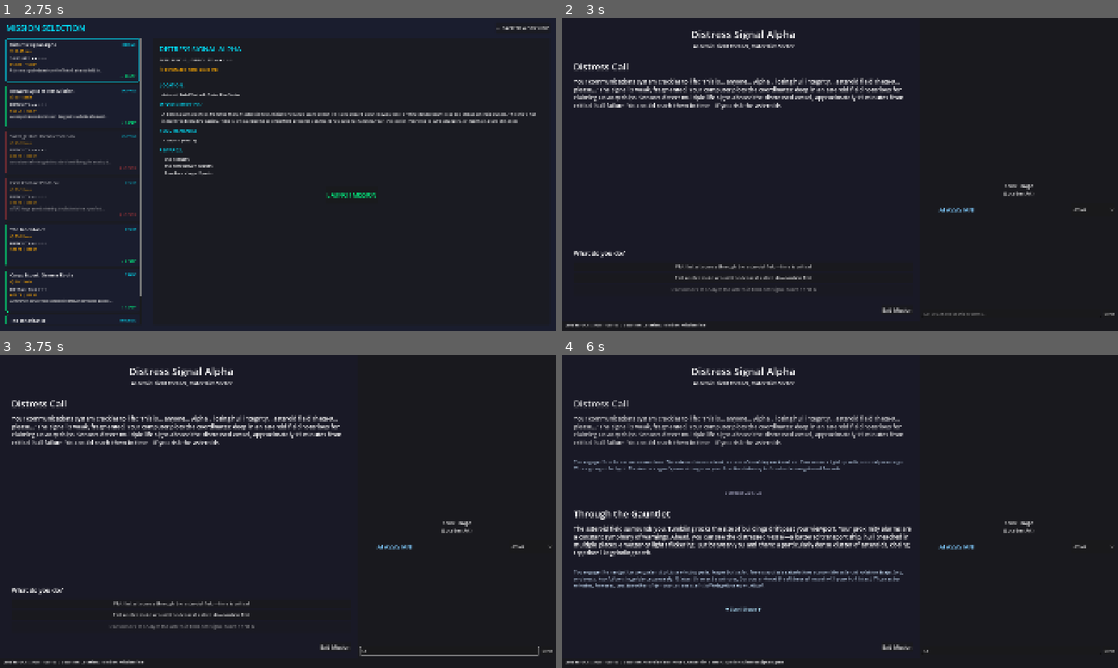
Above: before the commit, frames 1-4 (two rows, left to right).
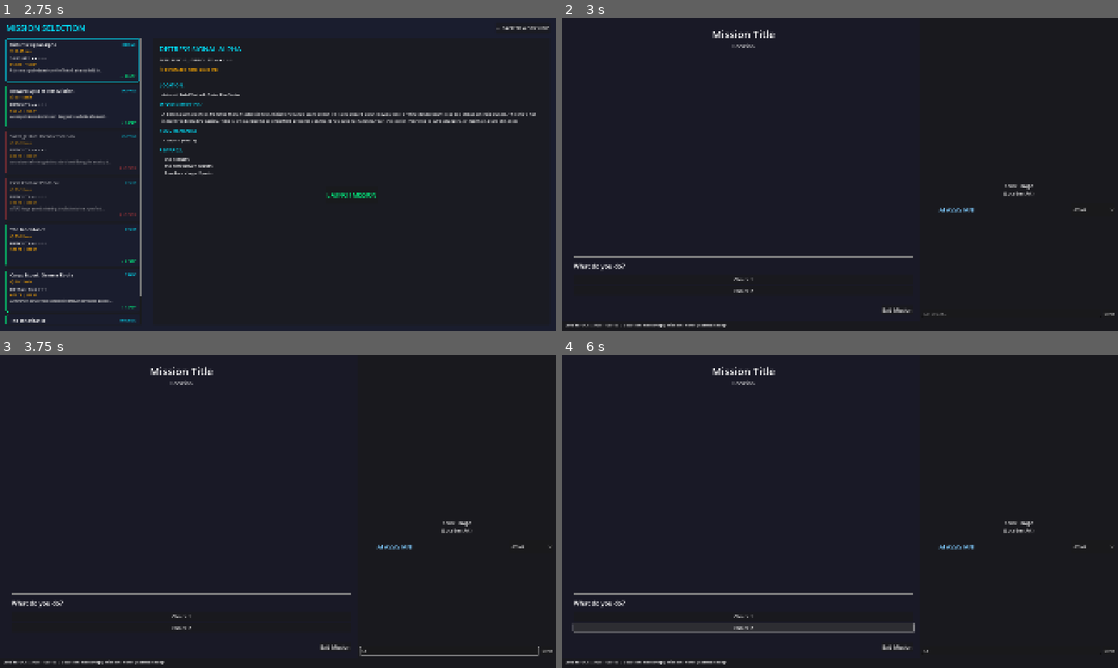
Above: after the commit, the same moments.

Repository: sethshoultes/space-adventures
Game: Godot game, scene res://scenes/main_menu.tscn
Two runs of this game, one before a commit and one after it. Both use one fixed random seed, a clock stepped at 60 frames per second and the inputs below.
Inputs (mouse positions are in pixels of both pictures, inside the frame that each line leads up to):
- Up to frame 1 (2.75 s): click "NEW GAME" at 0.5 s; click (339, 287) at 1.27 s; type "12" at 1.35 s; click "LAUNCH MISSIONS" at 2 s
- Up to frame 2 (3 s): click "LAUNCH MISSION" at 2.75 s
- Up to frame 3 (3.75 s): click (450, 652) at 3.52 s; type "12" at 3.6 s
- Up to frame 4 (6 s): click "Plot fastest course through t…" (after the commit: "Choice 1") at 4.25 s; click (745, 492) at 5 s, where only the run before the commit has a clickable "▼ Scroll Down ▼"; click "Use computer-assisted navigat…" (after the commit: "Choice 2") at 5.75 s

Frame 1 is identical in both runs. In frame 2, 4.3% of the frame differs, in the area x 2-76%, y 3-99%; in frame 3, 4.2%; in frame 4, 8.8%, in the area x 1-64%, y 3-99%.
Error after the commit: Parse Error: Function "_load_next_stage()" not found in base self. (res://scripts/ui/mission.gd:1284)

Commit message:
fix: Correct hybrid mission integration logic
Fixed the hybrid choice handler to properly separate concerns:
- Consequences (next_stage, xp_bonus, etc.) come from mission JSON
- Narrative text comes from AI API

The previous implementation incorrectly tried to get consequences from
the API response, causing null reference errors when trying to set
MissionManager.current_stage_id.

Now the flow is:
1. Get consequence from choice.consequences in mission JSON
2. Send to API to generate dynamic narrative text
3. Display AI narrative + apply JSON consequence
4. Continue to next stage

This matches how static missions work, with the only difference being
that narrative text is dynamically generated instead of hardcoded.

Fixes crash: Invalid assignment of 'current_stage_id' with value of type 'Nil'

Diff:
--- /dev/null
+++ b/godot/scenes/test_story_integration.tscn
@@ -0,0 +1,6 @@
+[gd_scene load_steps=2 format=3]
+
+[ext_resource type="Script" path="res://scripts/test_story_integration.gd" id="1"]
+
+[node name="TestStoryIntegration" type="Node"]
+script = ExtResource("1")
--- /dev/null
+++ b/godot/scripts/test_story_integration.gd
@@ -0,0 +1,273 @@
+extends Node
+
+## END-TO-END STORY INTEGRATION TEST
+## This script tests the complete chain from mission loading to narrative generation
+
+func _ready() -> void:
+	print("=== STORY INTEGRATION TEST STARTING ===\n")
+	await get_tree().process_frame
+	await run_all_tests()
+	print("\n=== STORY INTEGRATION TEST COMPLETE ===")
+	get_tree().quit()
+
+
+func run_all_tests() -> void:
+	var all_passed = true
+
+	# Test 1: Check autoload singletons exist
+	print("[TEST 1] Checking autoload singletons...")
+	if not await test_singletons():
+		all_passed = false
+		return
+
+	# Test 2: Check AI service availability
+	print("\n[TEST 2] Checking AI service availability...")
+	if not await test_ai_service():
+		all_passed = false
+		return
+
+	# Test 3: Load and verify hybrid mission
+	print("\n[TEST 3] Loading hybrid mission...")
+	var mission = await test_load_hybrid_mission()
+	if not mission:
+		all_passed = false
+		return
+
+	# Test 4: Test hybrid detection
+	print("\n[TEST 4] Testing hybrid detection...")
+	if not test_hybrid_detection(mission):
+		all_passed = false
+		return
+
+	# Test 5: Test StoryService API call
+	print("\n[TEST 5] Testing StoryService API call...")
+	if not await test_story_service_api(mission):
+		all_passed = false
+		return
+
+	# Test 6: Test full narrative generation flow
+	print("\n[TEST 6] Testing full narrative generation...")
+	if not await test_narrative_generation(mission):
+		all_passed = false
+		return
+
+	if all_passed:
+		print("\n✅ ALL TESTS PASSED - Integration is working!")
+	else:
+		print("\n❌ SOME TESTS FAILED - Integration has issues")
+
+
+## TEST 1: Singletons
+func test_singletons() -> bool:
+	var required_singletons = [
+		"ServiceManager",
+		"StoryService",
+		"GameState",
+		"MissionManager"
+	]
+
+	for singleton_name in required_singletons:
+		if not has_node("/root/" + singleton_name):
+			print("  ❌ FAIL: %s singleton not found" % singleton_name)
+			return false
+		else:
+			print("  ✅ PASS: %s exists" % singleton_name)
+
+	return true
+
+
+## TEST 2: AI Service
+func test_ai_service() -> bool:
+	# Check ServiceManager status
+	var services_status = ServiceManager.check_all_services()
+	print("  Service status: %s" % JSON.stringify(services_status))
+
+	if not services_status.has("ai"):
+		print("  ❌ FAIL: AI service not in ServiceManager")
+		return false
+
+	if not services_status.ai.available:
+		print("  ❌ FAIL: AI service not available")
+		print("    URL checked: %s" % services_status.ai.url)
+		print("    Error: %s" % services_status.ai.get("error", "Unknown"))
+		return false
+
+	print("  ✅ PASS: AI service is available at %s" % services_status.ai.url)
+
+	# Check StoryService.is_available()
+	var story_available = StoryService.is_available()
+	if not story_available:
+		print("  ❌ FAIL: StoryService.is_available() returned false")
+		return false
+
+	print("  ✅ PASS: StoryService.is_available() returned true")
+	return true
+
+
+## TEST 3: Load Hybrid Mission
+func test_load_hybrid_mission() -> Dictionary:
+	var mission_path = "res://assets/data/missions/mission_tutorial_hybrid.json"
+
+	if not FileAccess.file_exists(mission_path):
+		print("  ❌ FAIL: Hybrid mission file not found: %s" % mission_path)
+		return {}
+
+	var file = FileAccess.open(mission_path, FileAccess.READ)
+	if not file:
+		print("  ❌ FAIL: Could not open hybrid mission file")
+		return {}
+
+	var json_text = file.get_as_text()
+	file.close()
+
+	var json = JSON.new()
+	var parse_result = json.parse(json_text)
+
+	if parse_result != OK:
+		print("  ❌ FAIL: Could not parse hybrid mission JSON")
+		print("    Error: %s" % json.get_error_message())
+		return {}
+
+	var mission = json.data
+
+	if typeof(mission) != TYPE_DICTIONARY:
+		print("  ❌ FAIL: Mission is not a dictionary")
+		return {}
+
+	print("  ✅ PASS: Hybrid mission loaded successfully")
+	print("    Mission ID: %s" % mission.get("mission_id", "N/A"))
+	print("    Title: %s" % mission.get("title", "N/A"))
+	print("    Type: %s" % mission.get("type", "N/A"))
+	print("    Stages: %d" % mission.get("stages", []).size())
+
+	return mission
+
+
+## TEST 4: Hybrid Detection
+func test_hybrid_detection(mission: Dictionary) -> bool:
+	if not mission.has("stages") or mission.stages.size() == 0:
+		print("  ❌ FAIL: Mission has no stages")
+		return false
+
+	var first_stage = mission.stages[0]
+
+	# Check if stage has narrative_structure
+	if not first_stage.has("narrative_structure"):
+		print("  ❌ FAIL: First stage does not have narrative_structure")
+		print("    Stage keys: %s" % first_stage.keys())
+		return false
+
+	print("  ✅ PASS: Stage has narrative_structure field")
+
+	var narrative_structure = first_stage.narrative_structure
+	print("    Setup: %s" % narrative_structure.get("setup", "N/A"))
+	print("    Conflict: %s" % narrative_structure.get("conflict", "N/A"))
+	print("    Has prompt: %s" % narrative_structure.has("prompt"))
+
+	return true
+
+
+## TEST 5: StoryService API Call
+func test_story_service_api(mission: Dictionary) -> bool:
+	var first_stage = mission.stages[0]
+
+	# Build request data
+	var request_data = {
+		"player_id": "test_player_" + str(Time.get_unix_time_from_system()),
+		"mission_template": mission,
+		"stage_id": first_stage.get("stage_id", ""),
+		"player_state": {
+			"level": 1,
+			"phase": 1,
+			"completed_missions": []
+		}
+	}
+
+	print("  Calling StoryService.generate_narrative()...")
+	print("    Player ID: %s" % request_data.player_id)
+	print("    Stage ID: %s" % request_data.stage_id)
+
+	var result = await StoryService.generate_narrative(request_data)
+
+	if not result:
+		print("  ❌ FAIL: StoryService.generate_narrative() returned null")
+		return false
+
+	if typeof(result) != TYPE_DICTIONARY:
+		print("  ❌ FAIL: Result is not a dictionary")
+		return false
+
+	if not result.has("success"):
+		print("  ❌ FAIL: Result does not have 'success' field")
+		print("    Result keys: %s" % result.keys())
+		return false
+
+	if not result.success:
+		print("  ❌ FAIL: API call failed")
+		print("    Error: %s" % result.get("error", "Unknown"))
+		return false
+
+	if not result.has("narrative"):
+		print("  ❌ FAIL: Result does not have 'narrative' field")
+		return false
+
+	print("  ✅ PASS: StoryService API call successful")
+	print("    Narrative length: %d characters" % result.narrative.length())
+	print("    Cached: %s" % result.get("cached", false))
+	print("    Generation time: %dms" % result.get("generation_time_ms", 0))
+	print("    First 100 chars: %s..." % result.narrative.substr(0, 100))
+
+	return true
+
+
+## TEST 6: Full Narrative Generation
+func test_narrative_generation(mission: Dictionary) -> bool:
+	var first_stage = mission.stages[0]
+
+	# Simulate what mission.gd does
+	print("  Simulating mission.gd narrative generation flow...")
+
+	# Check if hybrid stage (same as mission.gd line 1121-1123)
+	var is_hybrid = first_stage.has("narrative_structure")
+
+	if not is_hybrid:
+		print("  ❌ FAIL: Stage is not detected as hybrid")
+		return false
+
+	print("  ✅ Stage detected as hybrid")
+
+	# Check StoryService availability (same as mission.gd line 1137)
+	if not StoryService.is_available():
+		print("  ❌ FAIL: StoryService not available at generation time")
+		return false
+
+	print("  ✅ StoryService is available")
+
+	# Generate narrative (same as mission.gd lines 1142-1152)
+	var request_data = {
+		"player_id": StoryService.get_player_id(),
+		"mission_template": mission,
+		"stage_id": first_stage.get("stage_id", ""),
+		"player_state": StoryService.build_player_state(),
+		"world_context": null
+	}
+
+	print("  Generating narrative...")
+	var result = await StoryService.generate_narrative(request_data)
+
+	# Check result (same as mission.gd lines 1154-1161)
+	if not result.success:
+		print("  ❌ FAIL: Narrative generation failed")
+		print("    Error: %s" % result.get("error", "Unknown"))
+		return false
+
+	var narrative = result.narrative
+
+	if narrative.is_empty():
+		print("  ❌ FAIL: Generated narrative is empty")
+		return false
+
+	print("  ✅ PASS: Full narrative generation flow successful")
+	print("    Final narrative: %s" % narrative)
+
+	return true
--- a/godot/scripts/ui/mission.gd
+++ b/godot/scripts/ui/mission.gd
@@ -1237,27 +1237,37 @@
 
 	print("[Mission] Requirements met: %s → outcome type: %s" % [requirements_met, outcome_type])
 
-	# Step 2: Generate dynamic outcome
-	var result = await _generate_choice_outcome(choice, outcome_type)
-
-	if result.is_empty():
-		push_error("[Mission] Failed to generate outcome for hybrid choice")
-		# Re-enable buttons so player can try again
+	# Step 2: Get consequence from mission JSON (same as static missions)
+	var all_consequences = choice.get("consequences", {})
+	var consequence = all_consequences.get(outcome_type, {})
+
+	if consequence.is_empty():
+		push_error("[Mission] No consequence defined for outcome type: %s" % outcome_type)
 		for button in choice_buttons:
 			button.disabled = false
 		return
 
-	var consequence = result.get("consequence", {})
-
-	# Step 3: Apply effects to GameState
+	# Step 3: Generate dynamic narrative for this outcome
+	var result = await _generate_choice_outcome(choice, outcome_type)
+
+	var narrative = ""
+	if not result.is_empty() and result.has("narrative"):
+		narrative = result.narrative
+	else:
+		# Fallback: use basic description
+		narrative = "The choice has consequences..."
+		push_warning("[Mission] Failed to generate narrative, using fallback")
+
+	# Step 4: Apply effects to GameState (from mission JSON, not API)
 	_apply_choice_effects(consequence)
 
-	# Step 4: Update MissionManager state
-	if consequence.has("next_stage"):
-		# Advance to next stage
-		var next_stage = consequence.next_stage
+	# Step 5: Update MissionManager state (from mission JSON)
+	var next_stage = consequence.get("next_stage", null)
+	if next_stage != null and next_stage != "":
 		MissionManager.current_stage_id = next_stage
 		print("[Mission] Advanced to next stage: %s" % next_stage)
+	else:
+		print("[Mission] No next_stage in consequence, staying on current stage")
 
 	# Store effects in MissionManager for tracking
 	if consequence.has("effects"):
@@ -1265,8 +1275,16 @@
 			if effect not in MissionManager.mission_effects:
 				MissionManager.mission_effects.append(effect)
 
-	# Step 5: Display result
-	await _display_result(result)
+	# Step 6: Display narrative
+	_append_result_to_log(narrative)
+	await get_tree().create_timer(0.5).timeout
+
+	# Load next stage if defined
+	if next_stage != null and next_stage != "":
+		await _load_next_stage(next_stage)
+	else:
+		# Mission complete
+		await _complete_mission()
 
 
 func _apply_choice_effects(consequence: Dictionary) -> void:
Not shown, added: godot/scripts/test_story_integration.gd.uid
